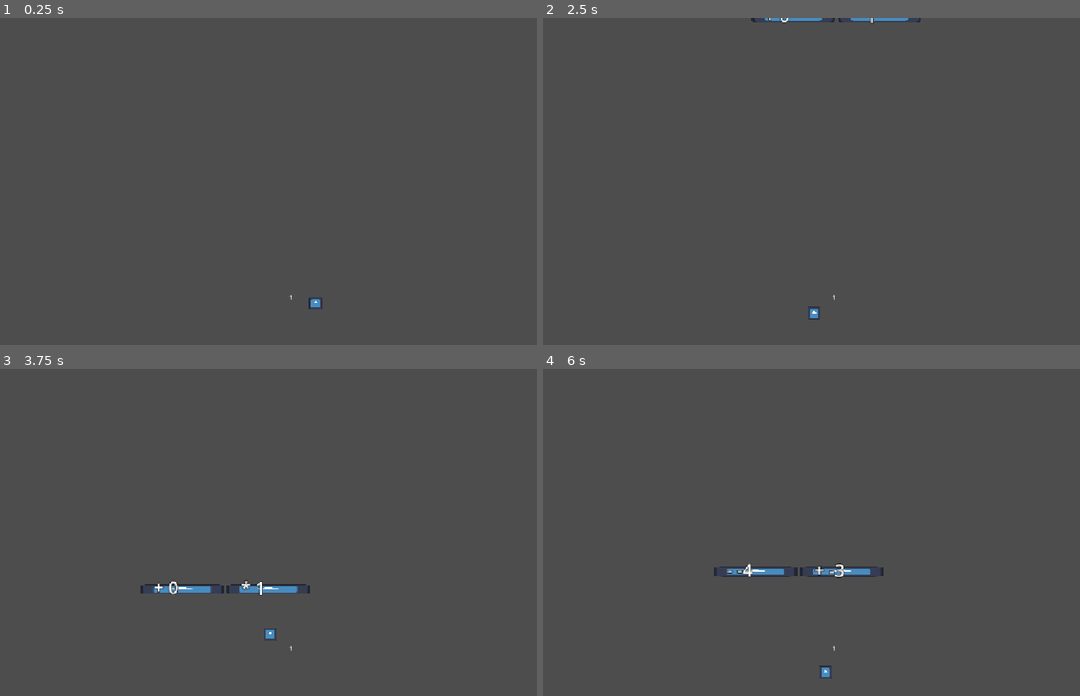
Above: before the commit, frames 1-4 (two rows, left to right).
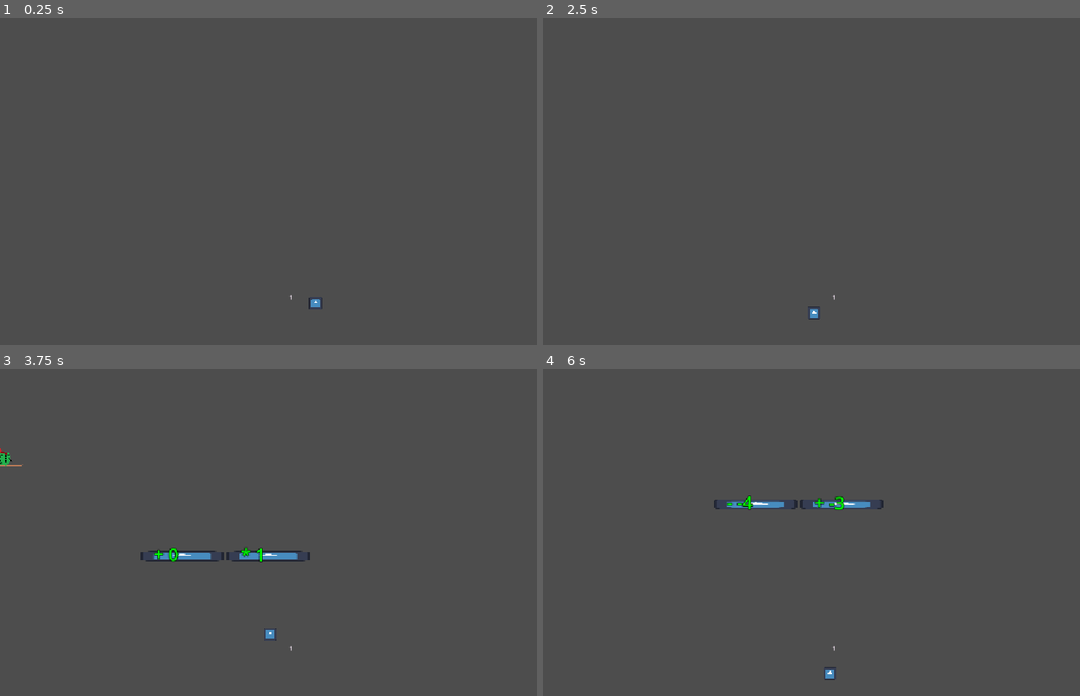
Above: after the commit, the same moments.

Repository: YourAverageLion/green
Game: Godot game, scene res://node_2d.tscn
The game is run twice, just before and just after one commit, with the same random seed, the same clock (stepped at 60 frames per second) and the same inputs. The engine's default icon, where the game draws it, is replaced by a stand-in: a white triangle on a blue panel in a dark square.
Inputs:
- Up to frame 1 (0.25 s): no input
- Up to frame 2 (2.5 s): tap Enter (ui_accept) at 0.5, 0.77, 1.52 s; hold D (right) 0.53-2.03 s; hold A (left) from 2.03 s (still down)
- Up to frame 3 (3.75 s): release A (left) at 2.78 s; hold D (right) from 2.78 s (still down); tap Enter (ui_accept) at 3.02 s
- Up to frame 4 (6 s): tap Enter (ui_accept) at 3.77, 4.52 s; release D (right) at 4.28 s; hold A (left) 4.28-5.03 s; hold D (right) 5.03-5.78 s; hold A (left) from 5.78 s (still down)

The runs differ from the first frame. In frame 2, 0.2% of the frame differs, in the area x 38-71%, y 0-2%; in frame 3, 1.5%, in the area x 0-58%, y 24-70%; in frame 4, 1.3%.

Commit message:
added cacti

Diff:
--- a/character_body_2d.gd
+++ b/character_body_2d.gd
@@ -39,6 +39,8 @@
 		var total_sprites = count
 		for i in range(count):
 			if i < sprites.size():
+				sprites[i].index = i
+				sprites[i].count = clamp(count,0,100)
 				sprites[i].t = (float(i) / float(total_sprites)) * 2.0 * PI
 			else:
 				found_invalid = true
--- a/node_2d.tscn
+++ b/node_2d.tscn
@@ -32,7 +32,7 @@
 script = ExtResource("2_0e48y")
 
 [node name="Timer" type="Timer" parent="Marker2D" unique_id=148202036]
-wait_time = 2.344
+wait_time = 2.547
 autostart = true
 
 [connection signal="timeout" from="Marker2D/Timer" to="Marker2D" method="_on_timer_timeout"]
--- a/player.tscn
+++ b/player.tscn
@@ -16,6 +16,7 @@
 position = Vector2(0, -230)
 
 [node name="count_label" type="Label" parent="." unique_id=1859437397]
+z_index = 1000
 anchors_preset = 8
 anchor_left = 0.5
 anchor_top = 0.5
@@ -27,6 +28,7 @@
 offset_bottom = 10.605
 grow_horizontal = 2
 grow_vertical = 2
+theme_override_colors/font_color = Color(1, 0.94509804, 1, 1)
 theme_override_font_sizes/font_size = 14
 text = "0"
 horizontal_alignment = 1
--- a/player_sprite.gd
+++ b/player_sprite.gd
@@ -3,6 +3,8 @@
 @onready var player : Player = $"../"
 var t = 0
 var dist = 50
+var index = -1
+var count = -1
 
 # Called when the node enters the scene tree for the first time.
 func _ready() -> void:
@@ -13,6 +15,6 @@
 # Called every frame. 'delta' is the elapsed time since the previous frame.
 func _process(delta: float) -> void:
 	var center = player.global_position
-	global_position = Vector2(cos(t)*dist, sin(t)*dist) + center
+	global_position = Vector2(cos(t)*(dist), sin(t)*dist) + center
 	t+=delta
 	pass
--- a/scorebarriers.gd
+++ b/scorebarriers.gd
@@ -5,13 +5,16 @@
 @onready var right:=$rightwall
 @onready var RightLabel:=$rightwall/RightLabel
 @onready var LeftLabel:=$leftwall/LeftLabel
+const  CACTUS_SPRITES: Array[Texture2D] = [preload("res://tallcactus.png"),preload("res://pincushioncactus.png")]
+@onready var left_cac: Marker2D = $LeftCactus
+@onready var right_cac: Marker2D = $RightCactus
 
 var operators = ["+", "-", "*", "/"]
 var left_op = ""
 var right_op = ""
 var left_number = 0
 var right_number = 0
-var speed = 350
+var speed:float = 350.0
 
 # Called when the node enters the scene tree for the first time.
 func _ready() -> void:
@@ -38,6 +41,14 @@
 	LeftLabel.text = "%s %d"%[left_op, left_number]
 	RightLabel.text = "%s %d"%[right_op, right_number]
 
+	if randf_range(0,100)<40:
+		var cactus = Sprite2D.new()
+		cactus.texture = CACTUS_SPRITES.pick_random()
+		left_cac.add_child(cactus)
+	if randf_range(0,100)<40:
+		var cactus = Sprite2D.new()
+		cactus.texture = CACTUS_SPRITES.pick_random()
+		right_cac.add_child(cactus)
 
 	pass # Replace with function body.
 
--- a/scorebarriers.tscn
+++ b/scorebarriers.tscn
@@ -31,6 +31,7 @@
 offset_top = -29.0
 offset_right = -23.0
 offset_bottom = 20.0
+theme_override_colors/font_color = Color(0, 1, 0, 1)
 theme_override_colors/font_outline_color = Color(0, 0, 0, 1)
 theme_override_constants/outline_size = 5
 theme_override_font_sizes/font_size = 35
@@ -52,7 +53,7 @@
 offset_top = -28.0
 offset_right = 150.0
 offset_bottom = 21.0
-theme_override_colors/font_color = Color(1, 1, 1, 1)
+theme_override_colors/font_color = Color(0, 1, 0, 1)
 theme_override_colors/font_outline_color = Color(0, 0, 0, 1)
 theme_override_constants/outline_size = 5
 theme_override_font_sizes/font_size = 35
@@ -66,3 +67,11 @@
 [node name="CollisionShape2D2" type="CollisionShape2D" parent="StaticBody2D" unique_id=1786040692]
 position = Vector2(0, -1)
 shape = SubResource("RectangleShape2D_72y5o")
+
+[node name="LeftCactus" type="Marker2D" parent="." unique_id=1592477007]
+position = Vector2(428, -265)
+scale = Vector2(0.5, 0.5)
+
+[node name="RightCactus" type="Marker2D" parent="." unique_id=823893278]
+position = Vector2(-439, -277)
+scale = Vector2(0.5, 0.5)
--- a/spawner.gd
+++ b/spawner.gd
@@ -1,6 +1,6 @@
 extends Marker2D
 
-var barrier_count = 0
+var barrier_count:float = 0.0
 
 # Called when the node enters the scene tree for the first time.
 func _ready() -> void:
@@ -17,7 +17,7 @@
 	var newbarrier = preload("res://scorebarriers.tscn").instantiate()
 	add_child(newbarrier)
 	barrier_count += 1
-	newbarrier.speed = 350*(1+(barrier_count/100))
+	newbarrier.speed = 350.0*(1.0+(barrier_count/100.0))
 	newbarrier.global_position = global_position
 
 	pass # Replace with function body.
Binary file added: pincushioncactus.png
Not shown, added: pincushioncactus.png.import
Binary file added: tallcactus.png
Not shown, added: tallcactus.png.import
